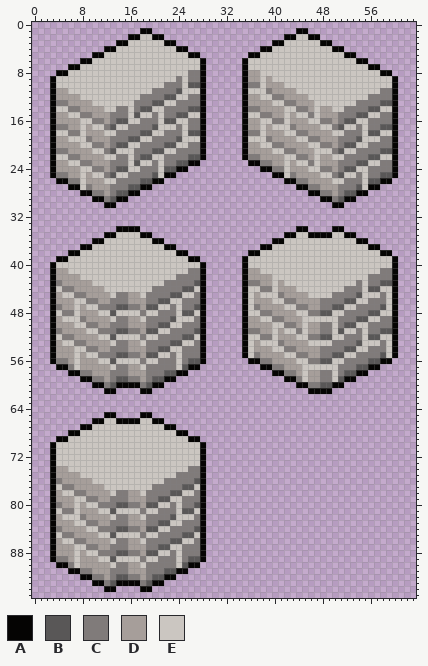
Sprite sheet, stored at res/stone-wall.png. The picture above was drawn from the file before the commit.
The file is 64x96 pixels. Colours within 5 levels of each other are drawn and written as one.
Palette (. is transparent): A #050403  B #595757  C #807b7a  D #a69e9a  E #cbc6c1
Pixels before (only the part around the change), first column x 0:
27 ......AAECDDDCCCBBAA........................AACCDDDCCCBEAA......
28 ........AACCDCBBAA............................AACCDCBBAA........
29 ..........AACBAA................................AACBAA..........
30 ............AA....................................AA............
31 ................................................................
32 ................................................................
33 ................................................................
34 ..............AAAA..........................AA....AA............
35 ............AAEEEEAA......................AAEEAAAAEEAA..........
36 ..........AAEEEEEEEEAA..................AAEEEEEEEEEEEEAA........
37 ........AAEEEEEEEEEEEEAA..............AAEEEEEEEEEEEEEEEEAA......
38 ......AAEEEEEEEEEEEEEEEEAA..........AAEEEEEEEEEEEEEEEEEEEEAA....
39 ....AAEEEEEEEEEEEEEEEEEEEEAA.......AEEEEEEEEEEEEEEEEEEEEEEEEA...
40 ...AEEEEEEEEEEEEEEEEEEEEEEEEA......AEEEEEEEEEEEEEEEEEEEEEEEEA...
41 ...ADDEEEEEEEEEEEEEEEEEEEECCA......ADDEEEEEEEEEEEEEEEEEEEECCA...
42 ...ADDDDEEEEEEEEEEEEEEEECCCCA......ADDDDEEEEEEEEEEEEEEEECCCCA...
43 ...ACDDDDDEEEEEEEEEEEECCCCCBA......ACCDDEDEEEEEEEEEEEECECCBBA...
44 ...AECCDDDDDEEEEEEEECCCCCBBEA......AEECCEDDDEEEEEEEECCCEBBEEA...
45 ...ADEECCDDDDECCDDECCCCBBEECA......AEDEEECDDDDEEEECCCCBEEECEA...
46 ...ADDDEECCDDCCCDDDCCBBEECCCA......AEDDDEECCDDDDCCCCBBEECCCEA...
47 ...ACDDEDEECCCBBCCDBBEECECCBA......AECDDDDEECCDDCCBBEECCCCBEA...
48 ...AECCEDDDEEBEEEECEECCCEBBEA......AEECCDDDDEECCBBEECCCCBBEEA...
49 ...ADEEECDDDDECCDDECCCCBEEECA......ADDEECCDDDEEEEEECCCBBEECCA...
50 ...ADDDEECCDDCCCDDDCCBBEECCCA......ADDDDEECCDEDDCCECBBEECCCCA...
51 ...ACDDDDEECCCBBCCDBBEECCCCBA......ACCDDEDEECEDDCCEBEECECCBBA...
52 ...AECCDDDDEEBEEEECEECCCCBBEA......AEECCEDDDEECCBBEECCCEBBEEA...
53 ...ADEECCDDDDECCDDECCCCBBEECA......AEDEEECDDDDEEEECCCCBEEECEA...
54 ...ADDDEECCDDCCCDDDCCBBEECCCA......AEDDDEECCDDDDCCCCBBEECCCEA...
55 ...ADDDEDEECCCBBCCDBBEECECCCA......AECDDDDEECCDDCCBBEECCCCBEA...
56 ...ACCDEDDDEEBEEEECEECCCECBBA.......AACCDDDDEECCBBEECCCCBBAA....
57 ....AACEDDDDDECCDDECCCCCEBAA..........AACCDDDEEEEEECCCBBAA......
58 ......AACCDDDCCCDDDCCCBBAA..............AACCDEDDCCECBBAA........
59 ........AACCDCBBCCDCBBAA..................AACEDDCCEBAA..........
60 ..........AACBAAAACBAA......................AACCBBAA............
61 ............AA....AA..........................AAAA..............
62 ................................................................
63 ................................................................
64 ................................................................
65 ............AA....AA............................................
New version:
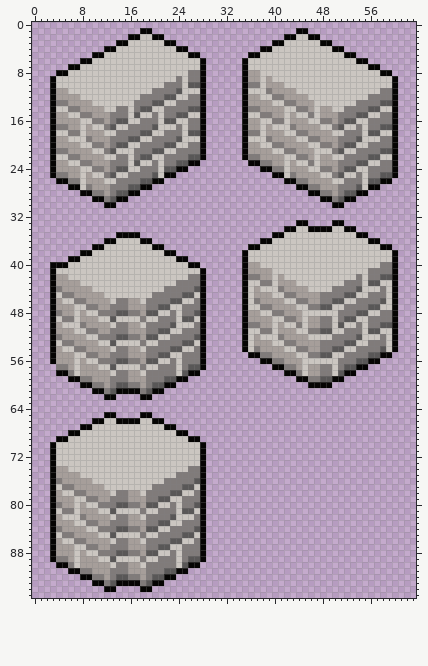
From old to new:
Changed rows in their new state; - is an unchanged pixel.
first column x 4:
33 ----------------------------------------AA----AA---------
34 ----------....------------------------AAEEAAAAEEAA-------
35 --------..AAAA..--------------------AAEE--EEEE--EEAA-----
36 ------..AA----AA..----------------AAEE------------EEAA---
37 ----..AA--------AA..------------AAEE----------------EEAA-
38 --..AA------------AA..---------AEE--------------------EEA
39 ..AA----------------AA..---------------------------------
40 AA--------------------AA.-------DD--------------------CC-
41 EE--------------------EE----------DD----------------CC---
42 --EE----------------EE----------CC---D------------C---BB-
43 D---EE------------EE---C--------EECC--DD--------CC--BBEE-
44 CDD---EE--------EE---CCB---------DEE-C--DD----CC--B-EEC--
45 ECCDD---E-EEEE-E---CCBBE----------DD-ECC--DDCC--BBE-CC---
46 -EECCDD--E----E--CCBBEE----------C--DDEECC----BBEECC--B--
47 D---ECCDD-CCDD-CCBBE---C---------ECC--DDEECCBBEECC--BBE--
48 CDD--EECCCBBCCDBBEE--CCB--------DDEECC--D-EEEE-C--BBEECC-
49 ECC-D--EEBEEEECEE--C-BBE----------DDEECC--DDCC--BBEECC---
50 -EE-CDD--E----E--CCB-EE---------CC---DEEC------BEEC---BB-
51 D--EECCDD-CCDD-CCBBEE--C--------EECC--DDE-CCBB-ECC--BBEE-
52 CDD--EECCCBBCCDBBEE--CCB---------DEE-C--DDEEEECC--B-EEC--
53 ECCDD--EEBEEEECEE--CCBBE----------DD-ECC--DDCC--BBE-CC---
54 -EECCDD--E----E--CCBBEE----------C--DDEECC----BBEECC--B--
55 ----ECCDD-CCDD-CCBBE-----------.AACC--DDEECCBBEECC--BBAA.
56 DD---EECCCBBCCDBBEE---CC--------..AACC--D-EEEE-C--BBAA..-
57 CCD----EEBEEEECEE----CBBA---------..AACC--DDCC--BBAA..---
58 AACEDD---E----E---CCEBAA------------..AAC------BAA..-----
59 --AACCDD--CCDD--CCBBAA----------------..AACCBBAA..-------
60 ----AACCDCBBCCDCBBAA--------------------..AAAA..---------
61 ------AACBAAAACBAA------------------------....-----------
62 --------AA----AA-----------------------------------------
